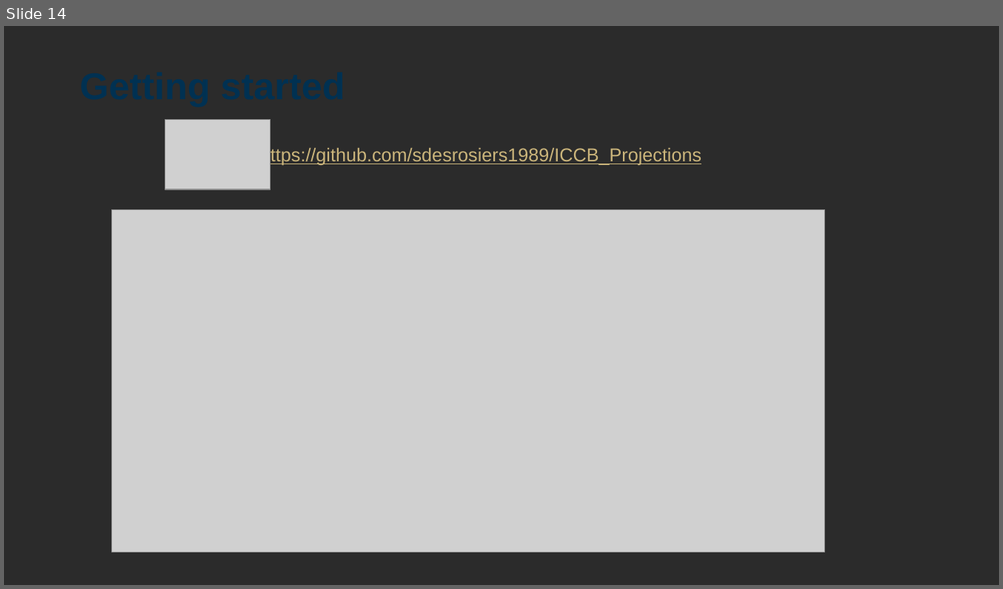
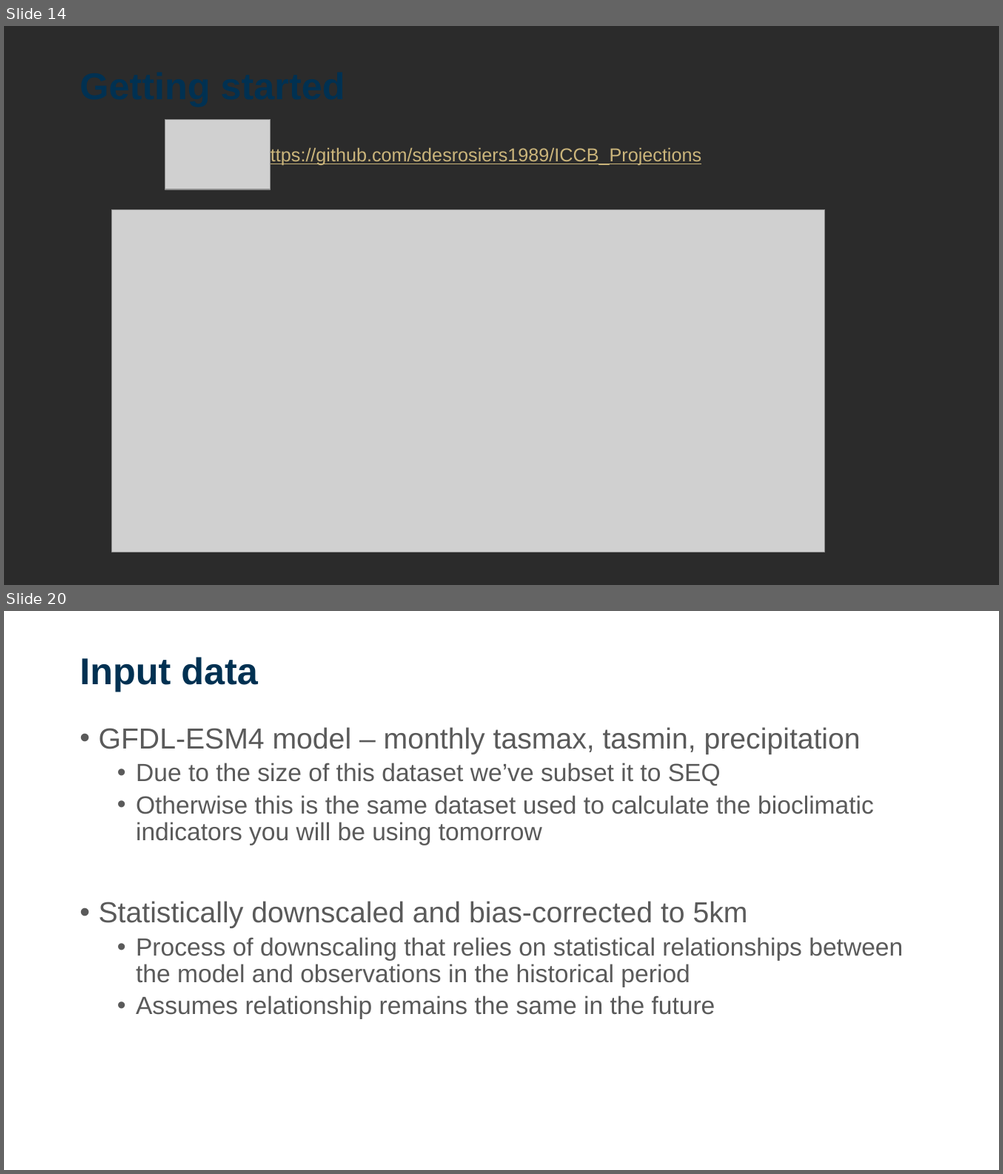
Before and after one commit to sdesrosiers1989/ICCB_Projections, a slide deck: ICCB2025_Session2_ClimateProjections.pptx. Shown one above the other, each under a label of ours: slide 14 before the commit, slides 14 and 20 after it; the slides between them are not shown. The pictures are 1003x589 and 1003x1174 pixels, drawn with LibreOffice and Linux fonts; fonts in the diff are those of the drawing; grey boxes stand for pictures; background and template pictures are left out; a plain dark background stands for a picture behind light text. Boxes give left, top, right and bottom in pixels: in the first picture for what was removed or moved away, otherwise in the second. Text is boxed around its words. In the diff, an @@ line names an element or a change of style, - is before the commit and + after.

```diff
--- a/ICCB2025_Session2_ClimateProjections.pptx
+++ b/ICCB2025_Session2_ClimateProjections.pptx
@@ slide 20 added at (x1=4, y1=611, x2=999, y2=1170), background picture (left out) @@
@@ title added at (x1=79, y1=657, x2=258, y2=692), 36 pt, text #003152, bold @@
+Input data
@@ text added at (x1=99, y1=727, x2=902, y2=1019), 24 pt, text #5A5A5A @@
+• GFDL-ESM4 model – monthly tasmax, tasmin, precipitation
+  • Due to the size of this dataset we’ve subset it to SEQ
+  • Otherwise this is the same dataset used to calculate the bioclimatic indicators you will be using tomorrow
+• Statistically downscaled and bias-corrected to 5km
+  • Process of downscaling that relies on statistical relationships between the model and observations in the historical period
+  • Assumes relationship remains the same in the future
```
Also in this commit, not shown: 6 other slides added.
